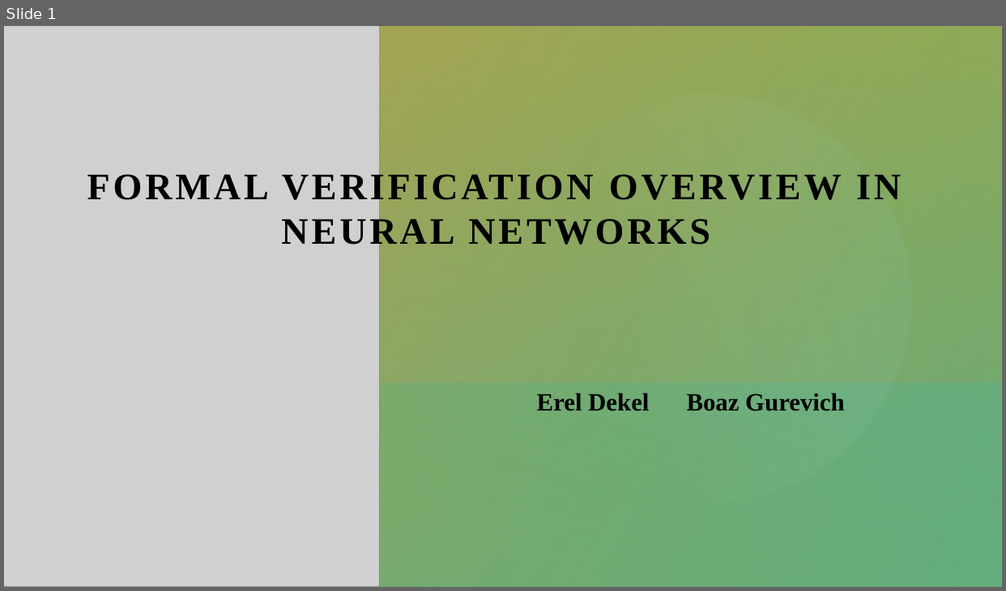
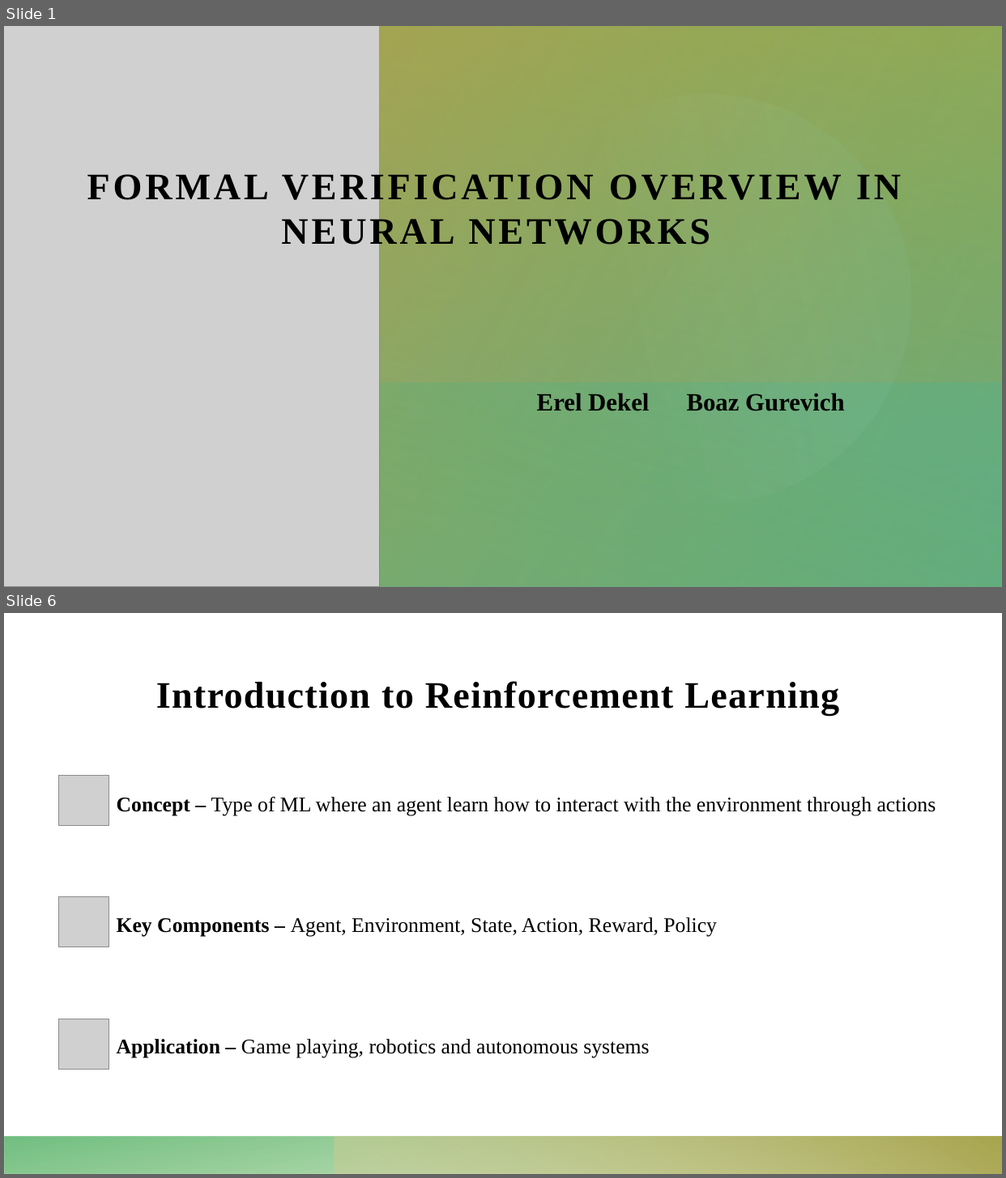
Before and after one commit to Dekel23/Sokoban-DRL, a slide deck: presentation.pptx. Shown one above the other, each under a label of ours: slide 1 before the commit, slides 1 and 6 after it; the slides between them are not shown. The pictures are 1006x591 and 1006x1178 pixels, drawn with LibreOffice and Linux fonts; fonts in the diff are those of the drawing; grey boxes stand for pictures. Boxes give left, top, right and bottom in pixels: in the first picture for what was removed or moved away, otherwise in the second. Text is boxed around its words. In the diff, an @@ line names an element or a change of style, - is before the commit and + after.

```diff
--- a/presentation.pptx
+++ b/presentation.pptx
@@ slide 6 added at box(4, 613, 1002, 1174), background #FFFFFF; not listed: 2 template elements that a slide beside it also shows @@
@@ title added at box(156, 681, 839, 715), 36 pt, text #000000, bold @@
+Introduction to Reinforcement Learning
@@ picture added at box(58, 776, 108, 825) @@
@@ text added at box(117, 797, 936, 1058), 20 pt, text #000000 @@
+Concept – Type of ML where an agent learn how to interact with the environment through actions
+Key Components – Agent, Environment, State, Action, Reward, Policy
+Application – Game playing, robotics and autonomous systems
@@ picture added at box(58, 897, 108, 947) @@
@@ picture added at box(58, 1019, 108, 1069) @@
```
Also in this commit, not shown: 3 slides changed, 3 other slides added, 9 other files.
